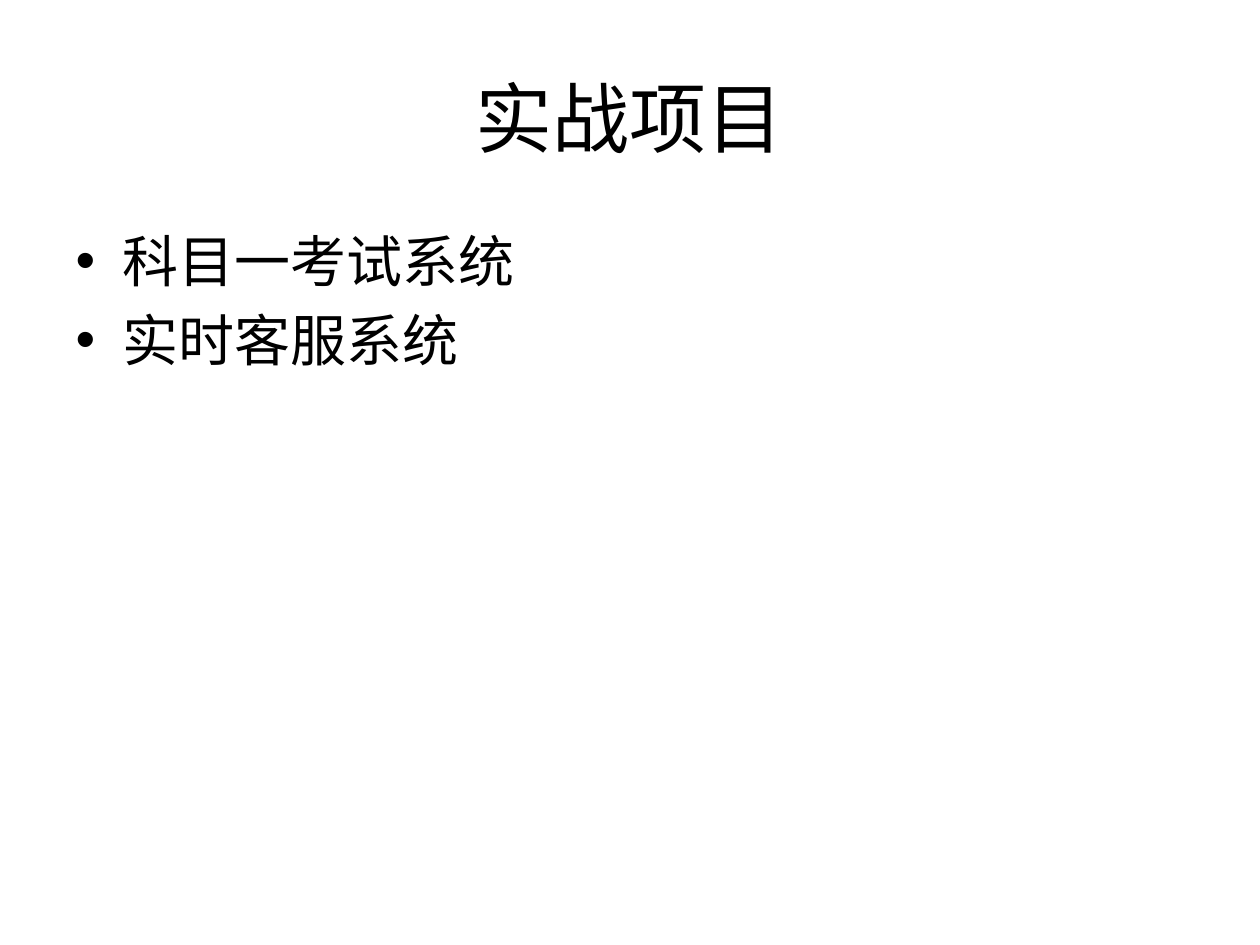
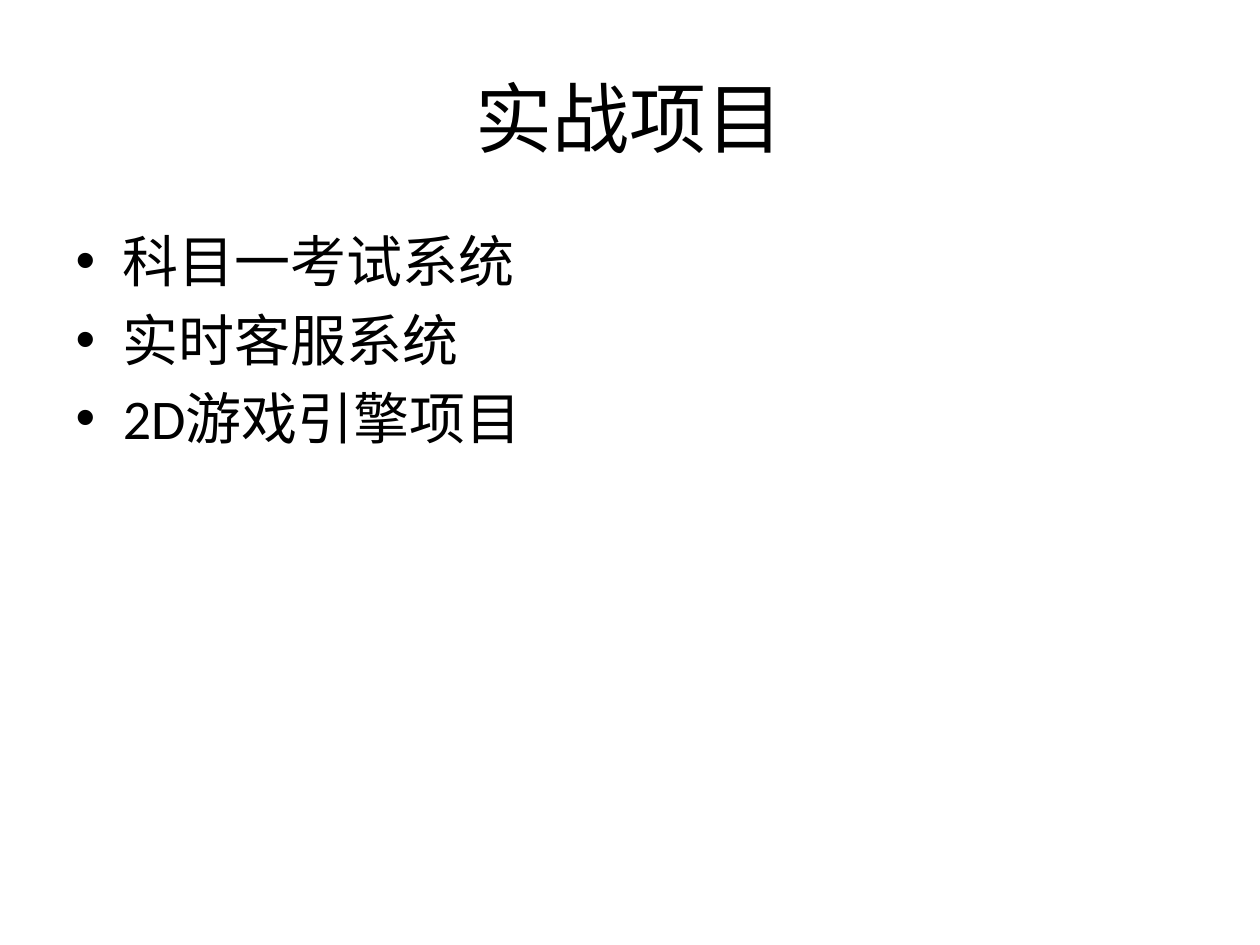
Before and after one commit to plter/HTML5Course20160612, a slide deck: slide 80 of Web前端教学记录.pptx. Drawn at 1260x945 pixels with LibreOffice and Linux fonts; fonts in the diff are those of the drawing. Boxes give left, top, right and bottom in pixels: in the first picture for what was removed or moved away, otherwise in the second. Text is boxed around its words. In the diff, an @@ line names an element or a change of style, - is before the commit and + after.

```diff
--- a/Web前端教学记录.pptx
+++ b/Web前端教学记录.pptx
@@ text at [123,392,522,444]: paragraph added @@
+• 2D游戏引擎项目
```
Also in this commit, not shown: 17 other files.
